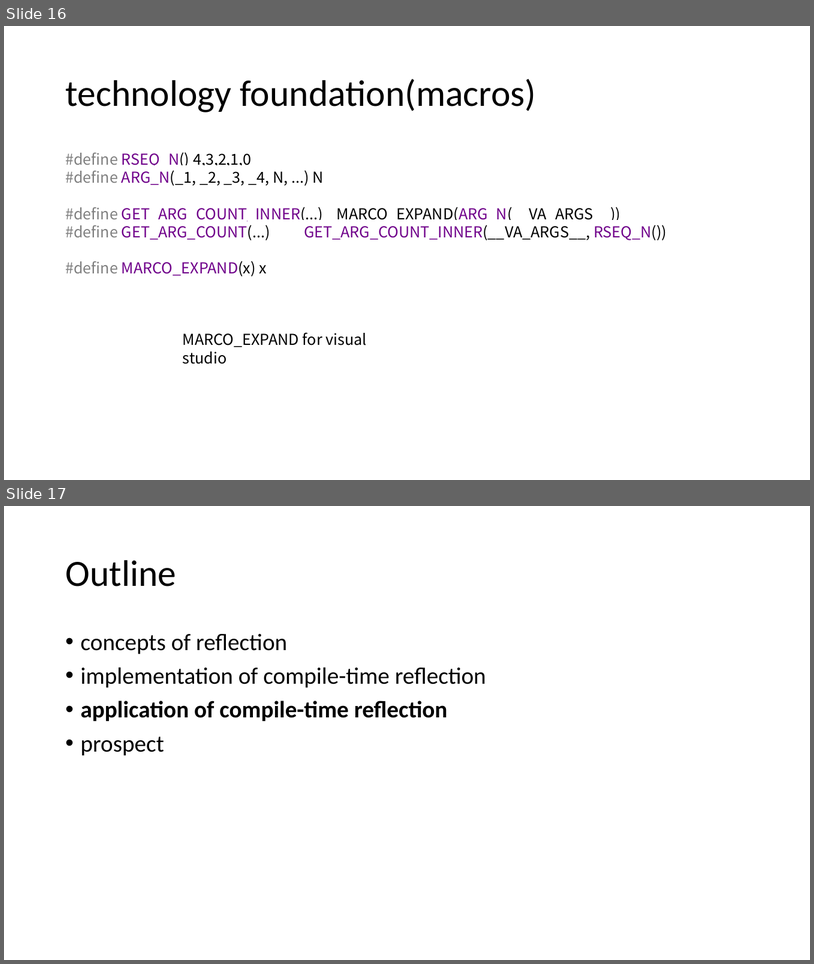
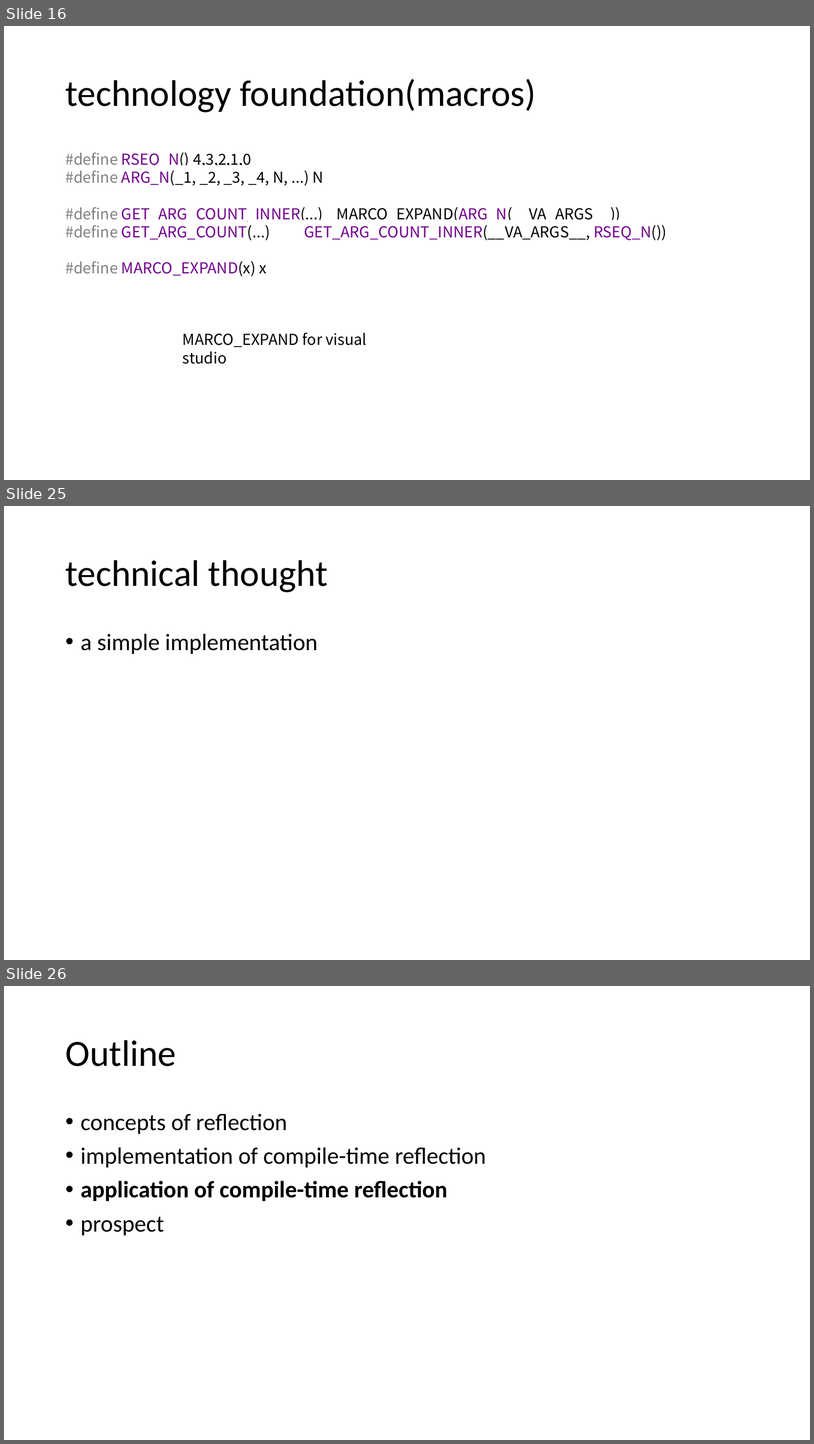
Before and after one commit to qicosmos/cppcon2017, a slide deck: cppcon2017.pptx. Shown one above the other, each under a label of ours: slides 16 and 17 before the commit, slides 16, 25 and 26 after it; the slides between them are not shown. The pictures are 814x964 and 814x1444 pixels, drawn with LibreOffice and Linux fonts; fonts in the diff are those of the drawing. Boxes give left, top, right and bottom in pixels: in the first picture for what was removed or moved away, otherwise in the second. Text is boxed around its words. In the diff, an @@ line names an element or a change of style, - is before the commit and + after.

```diff
--- a/cppcon2017.pptx
+++ b/cppcon2017.pptx
@@ slide 25 added at (x1=4, y1=506, x2=810, y2=960), background #FFFFFF @@
@@ title added at (x1=65, y1=560, x2=328, y2=592), 44 pt, text #000000 @@
+technical thought
@@ text added at (x1=81, y1=633, x2=318, y2=654), 28 pt, text #000000 @@
+• a simple implementation
@@ what was slide 17 is now slide 26 @@
```
Also in this commit, not shown: 1 slide changed, 8 other slides added.
